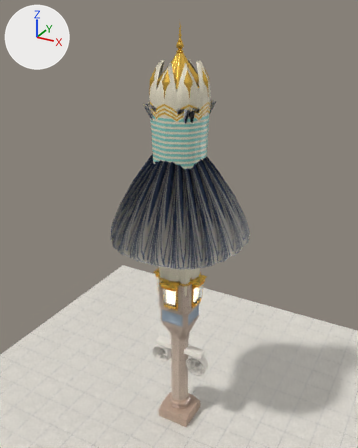
One commit to the glTF model madinah-umbrella/madinah_umbrella_closed.glb: the scene before it, then after it.
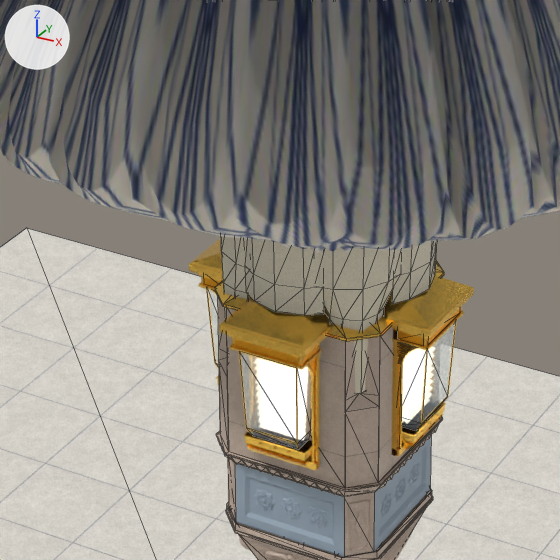
There are two pictures of each version: one from a camera (50 mm lens) standing at (10.95, -20.0, 22.23) and looking at (-0.63, 1.06, 11.7), one close up on the part from 33% to 62% of the width and 50% to 73% of the height. The lights are fixed; the arrows at upper left show +X, +Y and +Z. The last two pictures show the newer version. The close-ups show mesh edges as thin lines. Where no turn or scale is listed for an object, it has been applied to the vertices. Vertices at exactly the same position are counted once.

Script lines for the objects in view, before the commit:
```python
me_diagonal_arm_0_mosaic_cladding = bpy.data.meshes.new('Diagonal_Arm_0_Mosaic_Cladding')
me_diagonal_arm_0_mosaic_cladding.from_pydata(...)  # 135 vertices, 211 faces; spans x -1.2..10.17, y -0.56..0.56, z 0.19..0.87
me_diagonal_arm_0_mosaic_cladding.materials.append(mat_cladding)  # picture img_cladding
me_lamp_polished_gilt = bpy.data.meshes.new('Lamp_Polished_Gilt')
me_lamp_polished_gilt.from_pydata(...)  # 1940 vertices, 3167 faces; spans x 0.5..1.35, y -0.47..0.47, z 7.8..9.72
me_lamp_polished_gilt.materials.append(mat_gold)  # orange #ffce5d
ob_diagonal_arm_0_mosaic_cladding = bpy.data.objects.new('Diagonal_Arm_0_Mosaic_Cladding', me_diagonal_arm_0_mosaic_cladding)
ob_diagonal_arm_0_mosaic_cladding.location = (0.39, 0.39, 18.84)
ob_diagonal_arm_0_mosaic_cladding.rotation_euler = (0.0, 1.599, 0.785)  # degrees (0, 92, 45)
ob_diagonal_arm_2_mosaic_cladding = bpy.data.objects.new('Diagonal_Arm_2_Mosaic_Cladding', me_diagonal_arm_0_mosaic_cladding)
ob_diagonal_arm_2_mosaic_cladding.location = (0.39, -0.39, 18.84)
ob_diagonal_arm_2_mosaic_cladding.rotation_euler = (0.0, 1.599, -0.785)  # degrees (0, 92, -45)
ob_diagonal_arm_4_mosaic_cladding = bpy.data.objects.new('Diagonal_Arm_4_Mosaic_Cladding', me_diagonal_arm_0_mosaic_cladding)
ob_diagonal_arm_4_mosaic_cladding.location = (-0.39, -0.39, 18.84)
ob_diagonal_arm_4_mosaic_cladding.rotation_euler = (0.0, 1.599, -2.356)  # degrees (0, 92, -135)
ob_lamp_polished_gilt_000 = bpy.data.objects.new('Lamp_Polished_Gilt_000', me_lamp_polished_gilt)
ob_lamp_polished_gilt_000.parent = ob_lantern
ob_lamp_polished_gilt_000.location = (0.0, 0.0, 0.0)
# also in view: 'Frieze_Slate_Star_Panel_270' at (0.0, -0.82, 7.13); 'Capital_Core' at (0.0, 0.0, 6.24); 'Middle_Arm_3_Mosaic_Cladding' at (0.0, -1.09, 14.78); 'Middle_Arm_1_Mosaic_Cladding' at (1.09, 0.0, 14.78); 'Lamp_Polished_Gilt_180' at (-0.92, 0.0, 8.76)
```
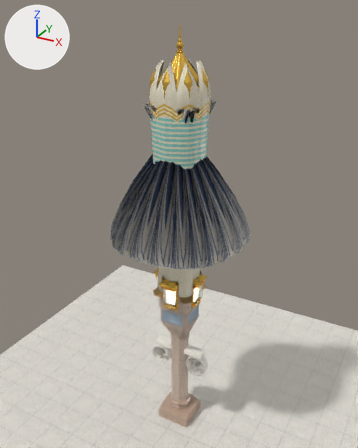
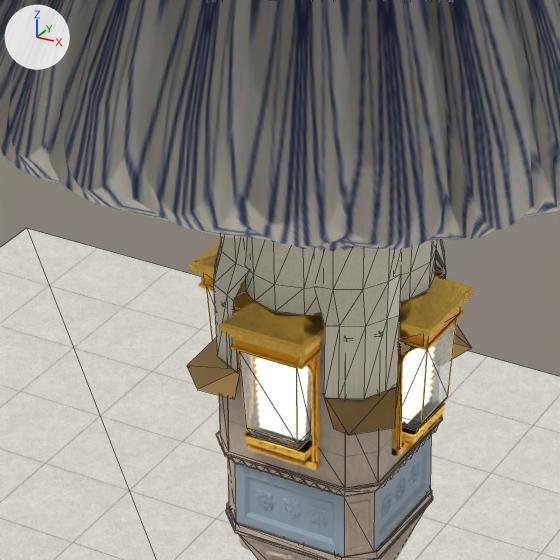
Commit message: Rework where the umbrella's folded casing meets the lantern

What differs and where, as boxes [x1, y1, x2, y2] in the close-ups (560 x 560 px; the box of a moved part takes in the faces that stretch with it):
'Diagonal_Arm_2_Mosaic_Cladding', reshaped: before [318, 247, 399, 394]; after [315, 247, 400, 399]
'Diagonal_Arm_4_Mosaic_Cladding', reshaped: before [220, 236, 248, 342]; after [213, 236, 248, 373]
'Corner_Notch_Bronze_Shoe_000', added (orange): after [323, 386, 396, 435]
'Corner_Notch_Bronze_Shoe_270', added (orange): after [187, 338, 240, 399]
'Corner_Notch_Bronze_Shoe_090', added: after [452, 325, 472, 359]
'Diagonal_Arm_0_Mosaic_Cladding', reshaped (not visible before): after [436, 241, 446, 278]
part 1 of me_diagonal_arm_0_mosaic_cladding, moved or reshaped: before [319, 287, 333, 315]; after [315, 241, 446, 326]
part 2 of me_diagonal_arm_0_mosaic_cladding, moved or reshaped: before [330, 290, 362, 326]; after [215, 241, 446, 399]
part 3 of me_diagonal_arm_0_mosaic_cladding, moved or reshaped: before [221, 251, 388, 394]; after [213, 241, 445, 399]
part 4 of me_diagonal_arm_0_mosaic_cladding, moved or reshaped (mostly hidden before): before [223, 263, 397, 393]; after [213, 250, 444, 399]
part 5 of me_diagonal_arm_0_mosaic_cladding, moved or reshaped (mostly hidden): before [235, 277, 393, 321]; after [223, 272, 400, 396]
'Lantern_Roof_Deck_and_Faceted_Crown', unchanged, covered by the edit: before [215, 260, 444, 342]; after [223, 260, 444, 342]

The change, as a list of edits to the scene's bpy script:
```text
Add mat_bronze:
    mat_bronze = principled_material('bronze')
    mat_bronze.base_color = (0.5, 0.32, 0.12)  # orange #bc9961
    mat_bronze.metallic = 1.0
    mat_bronze.roughness = 0.38
Change me_diagonal_arm_0_mosaic_cladding:
    used by ob_diagonal_arm_0_mosaic_cladding; location = (0.39, 0.39, 18.84); rotation_euler = (0.0, 1.599, 0.785), in degrees (0, 92, 45)
    remove me_diagonal_arm_0_mosaic_cladding.from_pydata(...)  # 135 vertices, 211 faces; spans x -1.2..10.17, y -0.56..0.56, z 0.19..0.87
    add me_diagonal_arm_0_mosaic_cladding.from_pydata(...)  # 135 vertices, 211 faces; spans x -1.2..10.17, y -0.56..0.56, z 0.19..0.9
    me_diagonal_arm_0_mosaic_cladding part 1: all 2 vertices in x 9.35..10.17, y -0.27, z 0.61..0.62 are moved by (0.0, -0.1, 0.17)
    me_diagonal_arm_0_mosaic_cladding part 2: all 2 vertices in x 9.35..10.17, y -0.17, z 0.72 are moved by (0.0, -0.06, 0.1)
    me_diagonal_arm_0_mosaic_cladding part 3: all 2 vertices in x 9.35..10.17, y 0.0, z 0.79..0.8 are moved by (0.0, 0.0, 0.1)
    me_diagonal_arm_0_mosaic_cladding part 4: all 2 vertices in x 9.35..10.17, y 0.17, z 0.72 are moved by (0.0, 0.06, 0.1)
    me_diagonal_arm_0_mosaic_cladding part 5: all 2 vertices in x 9.35..10.17, y 0.27, z 0.61..0.62 are moved by (0.0, 0.1, 0.17)
Add me_corner_notch_bronze_shoe:
    me_corner_notch_bronze_shoe.from_pydata([(0.983, -0.46, 8.69), (0.46, -0.983, 8.69), (0.841, -1.167, 8.45), (1.167, -0.841, 8.45), (0.94, -0.559, 8.3), (0.559, -0.94, 8.3)], [], [(0, 1, 2), (0, 2, 3), (4, 3, 2), (4, 2, 5), (0, 4, 3), (1, 2, 5)])
    me_corner_notch_bronze_shoe.materials.append(mat_bronze)  # orange #bc9961
Add ob_corner_notch_bronze_shoe_270:
    ob_corner_notch_bronze_shoe_270 = bpy.data.objects.new('Corner_Notch_Bronze_Shoe_270', me_corner_notch_bronze_shoe)
    ob_corner_notch_bronze_shoe_270.parent = ob_lantern
    ob_corner_notch_bronze_shoe_270.location = (0.0, 0.0, 0.0)
    ob_corner_notch_bronze_shoe_270.rotation_euler = (0.0, 0.0, -1.571)  # degrees (0, 0, -90)
Add ob_corner_notch_bronze_shoe_090:
    ob_corner_notch_bronze_shoe_090 = bpy.data.objects.new('Corner_Notch_Bronze_Shoe_090', me_corner_notch_bronze_shoe)
    ob_corner_notch_bronze_shoe_090.parent = ob_lantern
    ob_corner_notch_bronze_shoe_090.location = (0.0, 0.0, 0.0)
    ob_corner_notch_bronze_shoe_090.rotation_euler = (0.0, 0.0, 1.571)  # degrees (0, 0, 90)
Add ob_corner_notch_bronze_shoe_000:
    ob_corner_notch_bronze_shoe_000 = bpy.data.objects.new('Corner_Notch_Bronze_Shoe_000', me_corner_notch_bronze_shoe)
    ob_corner_notch_bronze_shoe_000.parent = ob_lantern
    ob_corner_notch_bronze_shoe_000.location = (0.0, 0.0, 0.0)
```
